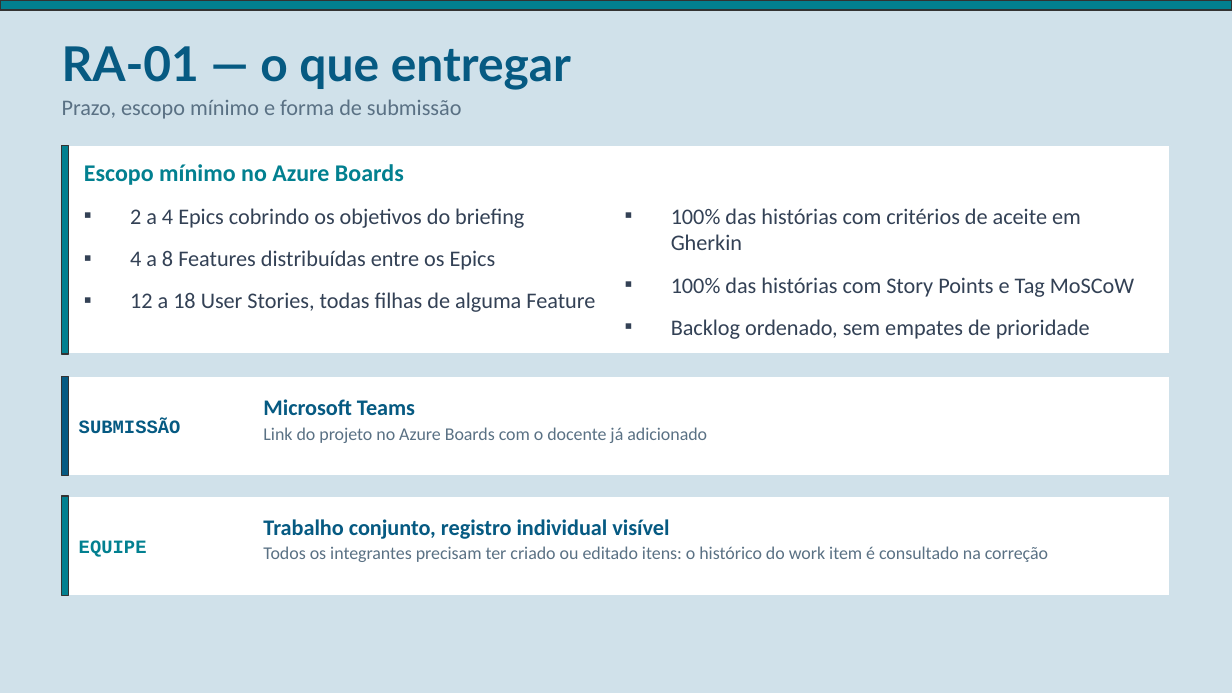
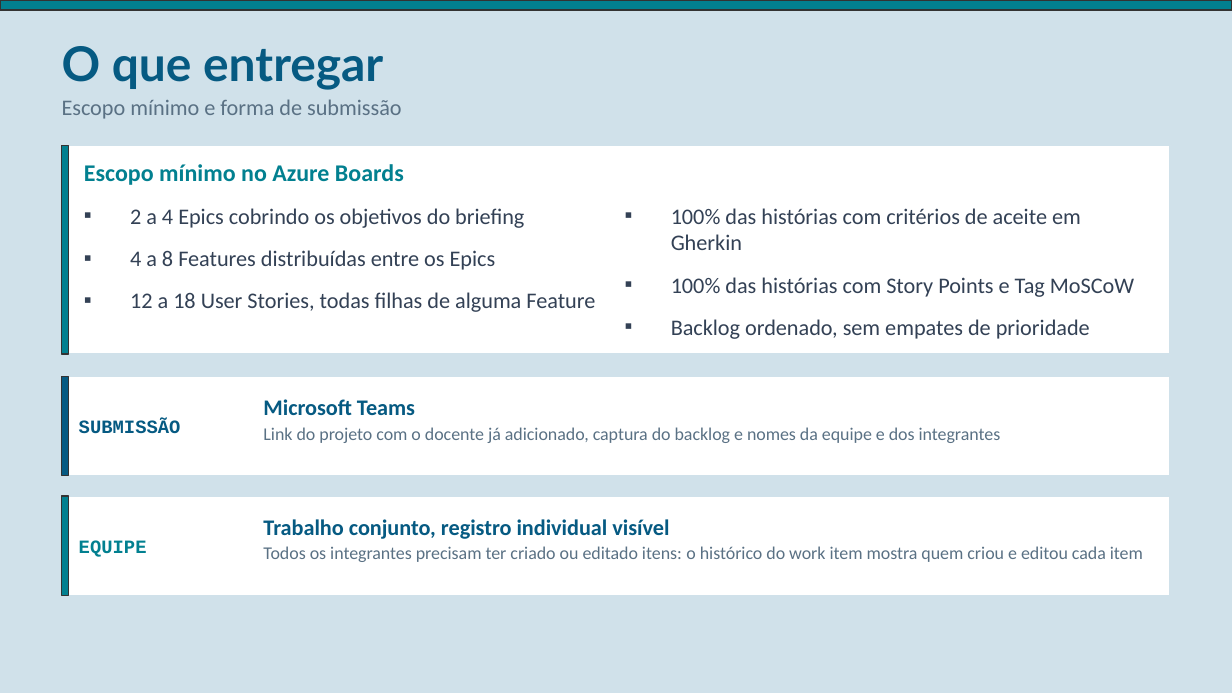
Before and after one commit to EngenhariaSoftwareAtual/atividade-requisitos-connexa, a slide deck: slide 36 of Azure_Boards_Product_Backlog.pptx. Drawn at 1232x693 pixels with LibreOffice and Linux fonts; fonts in the diff are those of the drawing. Boxes give left, top, right and bottom in pixels: in the first picture for what was removed or moved away, otherwise in the second. Text is boxed around its words. In the diff, an @@ line names an element or a change of style, - is before the commit and + after.

```diff
--- a/Azure_Boards_Product_Backlog.pptx
+++ b/Azure_Boards_Product_Backlog.pptx
@@ text at (62, 46, 383, 90): text changed @@
-RA-01 — o que entregar
+O que entregar
@@ text at (62, 99, 402, 119): text changed @@
-Prazo, escopo mínimo e forma de submissão
+Escopo mínimo e forma de submissão
@@ text at (263, 427, 1001, 443): text changed @@
-Link do projeto no Azure Boards com o docente já adicionado
+Link do projeto com o docente já adicionado, captura do backlog e nomes da equipe e dos integrantes
@@ text at (263, 546, 1143, 562): text changed @@
-Todos os integrantes precisam ter criado ou editado itens: o histórico do work item é consultado na correção
+Todos os integrantes precisam ter criado ou editado itens: o histórico do work item mostra quem criou e editou cada item
```
Also in this commit, not shown: 8 other slides changed, 4 other files.
